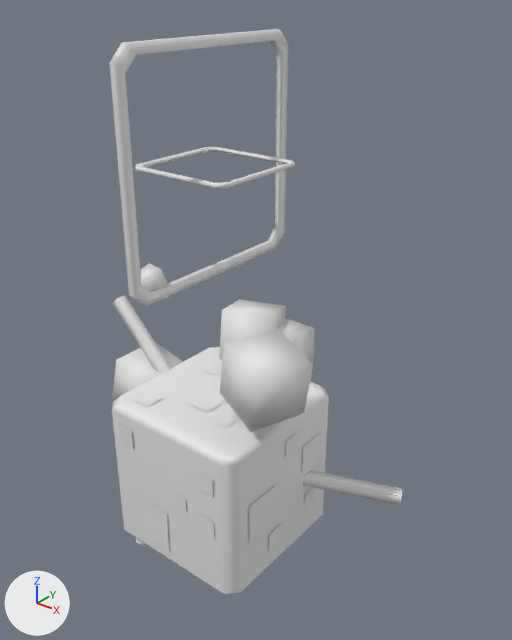
A saved change to the FBX model Reference/Resources/Mesh/Animation/Effect/E_BGB_Ghost.fbx.
Camera for both pictures: a 50 mm camera at (0.0616, -0.0686, 0.0694) aimed at (0.0037, 0.0038, 0.0246). The lights are fixed; the arrows at lower left show +X, +Y and +Z. Materials are left out; every surface is plain grey. Where no turn or scale is listed for an object, it has been applied to the vertices.

The first picture shows 'core', 'group1', 'group3', 'group4', 'line3', 'line7', 'particleL1', 'particleL1 1', 'particleL1 3', 'particleL6', 'ring1', 'ring3'.
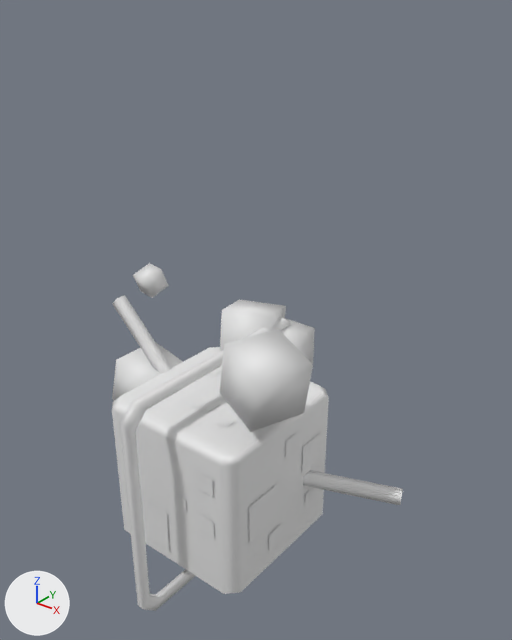
ob_ring is not drawn itself; it is the parent of ob_ring3, ob_ring1, ob_ring2.

The change, as a list of edits to the scene's bpy script:
```text
Change ob_ring:
    ob_ring.scale: (0.826, 0.826, 0.826) -> (1.0, 1.0, 1.0)
    ob_ring.location: (0.0, 4.746, 0.0) -> (0.0, 0.0, 0.0)
```

Location of each change, [x1, y1, x2, y2] in pixels of the pictures (512 x 640 px):
'ring3', moved, rescaled
    before: [109, 29, 288, 306]
    after: [120, 318, 291, 611]
'ring1', moved, rescaled (not visible afterwards)
    before: [135, 147, 295, 189]
